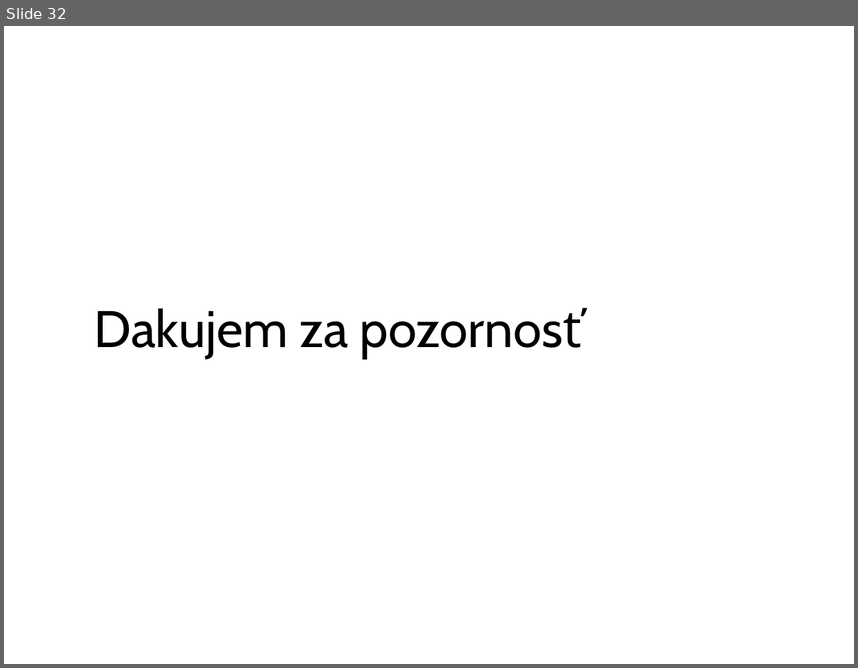
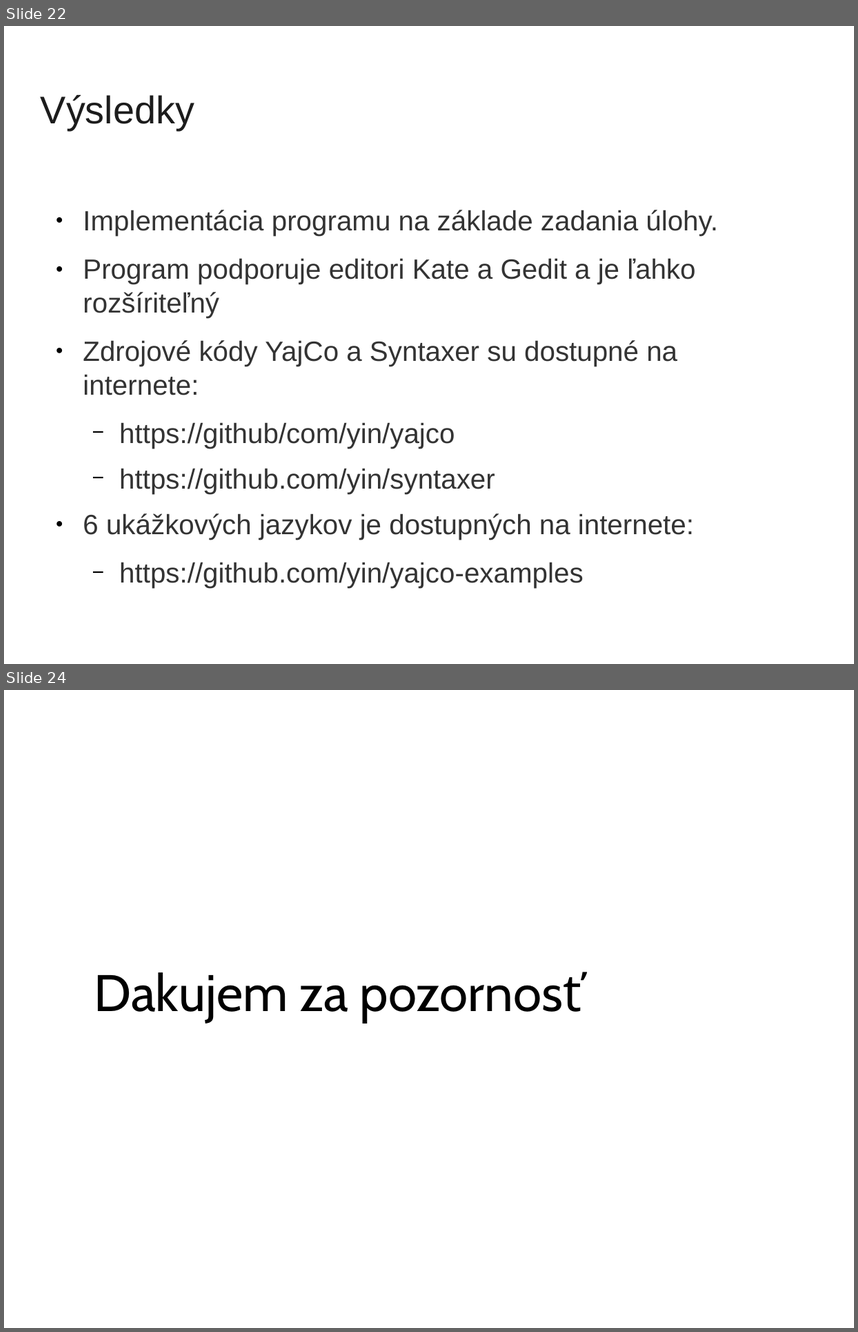
Before and after one commit to yin/syntaxer, a slide deck: obhajoba/bc2014-obhajoba15-prezentacia.odp. Shown one above the other, each under a label of ours: slide 32 before the commit, slides 22 and 24 after it; the slides between them are not shown. The pictures are 858x668 and 858x1332 pixels, drawn with LibreOffice and Linux fonts; fonts in the diff are those of the drawing; background and template pictures are left out. Boxes give left, top, right and bottom in pixels: in the first picture for what was removed or moved away, otherwise in the second. Text is boxed around its words. In the diff, an @@ line names an element or a change of style, - is before the commit and + after.

```diff
--- a/obhajoba/bc2014-obhajoba15-prezentacia.odp
+++ b/obhajoba/bc2014-obhajoba15-prezentacia.odp
@@ slide 22 added at [4, 26, 854, 664], background picture (left out) @@
@@ title added at [41, 95, 195, 130], 36 pt, text #1C1C1C @@
+Výsledky
@@ text added at [83, 210, 718, 588], 26 pt, text #333333 @@
+● Implementácia programu na základe zadania úlohy.
+● Program podporuje editori Kate a Gedit a je ľahko rozšíriteľný
+● Zdrojové kódy YajCo a Syntaxer su dostupné na internete:
+  − https://github/com/yin/yajco
+  − https://github.com/yin/syntaxer
+● 6 ukážkových jazykov je dostupných na internete:
+  − https://github.com/yin/yajco-examples
@@ what was slide 32 is now slide 24 @@
```
Also in this commit, not shown: 15 slides changed, 10 other slides added, 22 slides removed, 2 other files.
